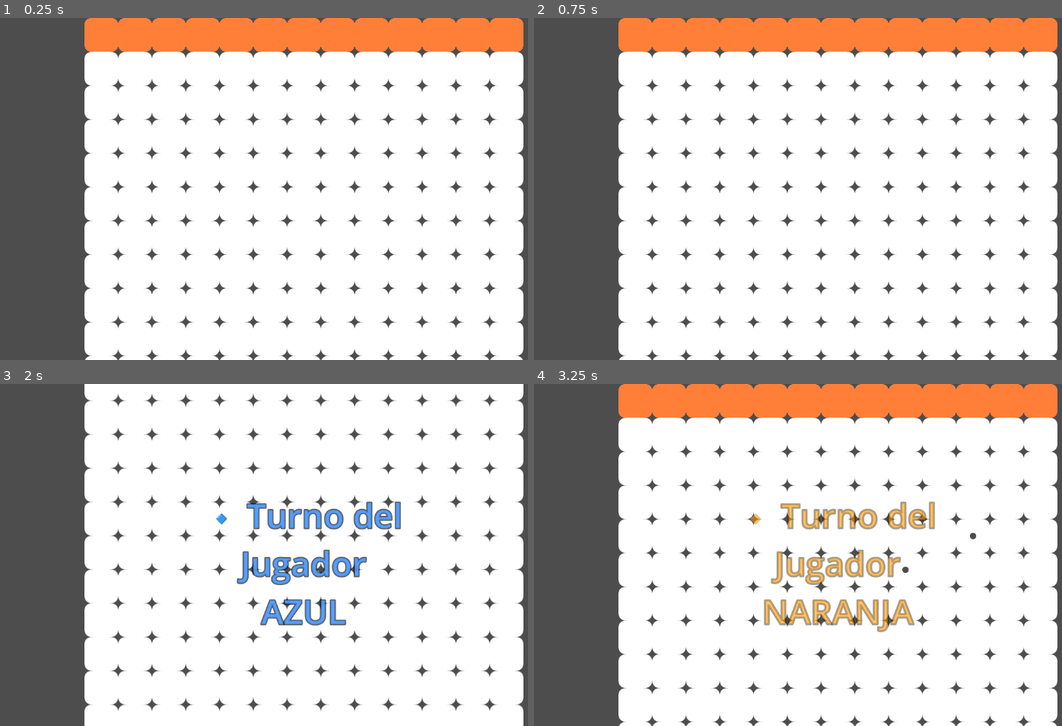
Above: before the commit, frames 1-4 (two rows, left to right).
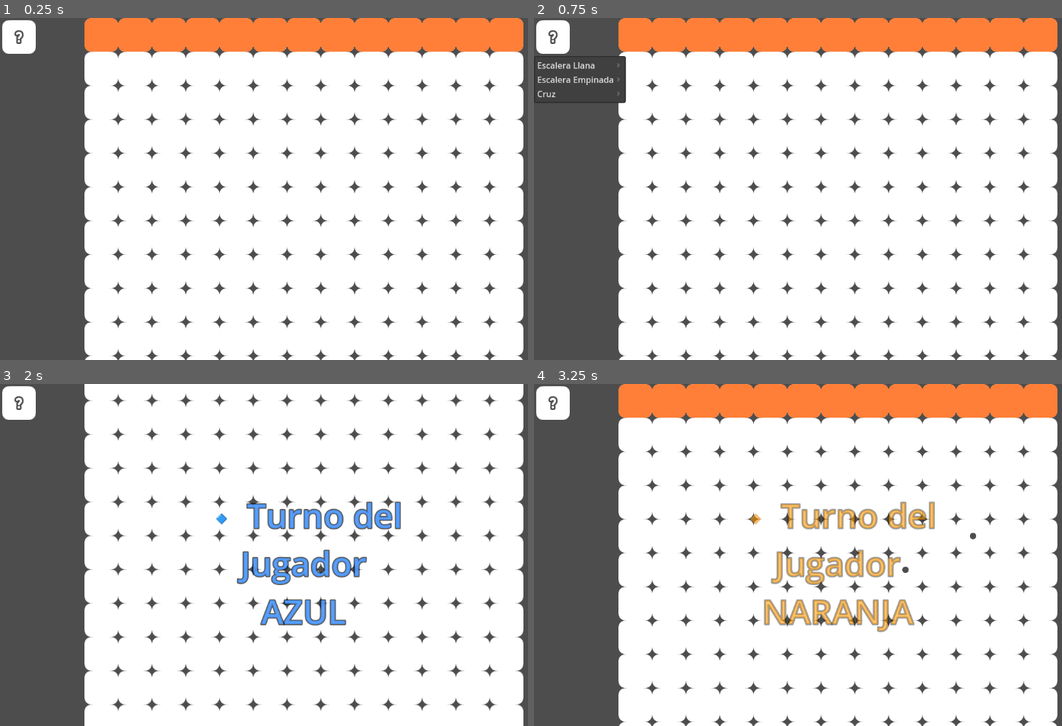
Above: after the commit, the same moments.

Repository: Anaxagora/pruebatilemaps
Game: Godot game, scene res://node_2d.tscn
Same seed, same stepped clock (60 frames per second), same inputs: the game is played once before the commit and once after it.
Inputs (mouse positions are in pixels of both pictures, inside the frame that each line leads up to):
- Up to frame 1 (0.25 s): no input
- Up to frame 2 (0.75 s): click (555, 38) at 0.52 s
- Up to frame 3 (2 s): tap Enter at 1.25 s; move the mouse to (438, 537) at 1.27 s; tap X at 1.35 s; click (438, 537) at 1.42 s; tap Space at 1.52 s
- Up to frame 4 (3.25 s): move the mouse to (718, 572) at 2.02 s; tap X at 2.1, 2.85 s; click (718, 572) at 2.17 s; tap Space at 2.27 s; move the mouse to (898, 479) at 2.77 s; click (898, 479) at 2.92 s

The runs differ from the first frame. In frame 1, 0.6% of the frame differs, in the area x 0-7%, y 0-11%; in frame 2, 1.1%, in the area x 0-18%, y 0-25%; in frame 3, 0.6%; in frame 4, 0.6%.

Commit message:
boton de ayuda
Se le agrega boton de ayuda para que el usuario pueda ver un catalogo de formas de desplegar el dado para que pueda copiarlas.

Diff:
--- a/camera_2d.gd
+++ b/camera_2d.gd
@@ -6,6 +6,8 @@
 @export var y_margin := 250          # Margen antes de empezar a moverse
 @export var y_min := 0.0             # Límite superior
 @export var y_max := 824.0           # Límite inferior
+@export var x_min_active := 150
+@export var x_max_active := 1000
 
 func _ready() -> void:
 	offset = Vector2i(-160.0, 0.0)
@@ -29,8 +31,14 @@
 
 func _process(delta):
 	#print ("Delta: ", delta)
+	# 🛑 NUEVO: Ignorar movimiento si el mouse no está dentro del tablero
 	var mouse_y = get_viewport().get_mouse_position().y
+	var mouse_x = get_viewport().get_mouse_position().x
 	var center_y = get_viewport_rect().size.y / 2.0
+	if mouse_x < x_min_active or mouse_x > x_max_active:
+	# if mouse_x > x_max_active:
+		# print(get_viewport().get_mouse_position())
+		return   # <- cortamos el procesamiento y no movemos la cámara
 	if abs(mouse_y - center_y) > y_margin:
 		var direction = sign(mouse_y - center_y)
 		offset.y = clamp(offset.y + direction * move_speed, y_min, y_max)
--- /dev/null
+++ b/help_menu_button.gd
@@ -0,0 +1,39 @@
+extends MenuButton
+
+signal sketch_selected(shape, direction)
+
+func _ready():
+	var popup := get_popup()
+	# Eliminar el ítem vacío automático de Godot
+	if popup.item_count > 0:
+		popup.remove_item(0)
+	# Crear submenús para cada figura
+	_add_shape_menu(popup, "Escalera Llana")
+	_add_shape_menu(popup, "Escalera Empinada")
+	_add_shape_menu(popup, "Cruz")
+
+
+func _add_shape_menu(popup: PopupMenu, shape_name: String):
+	# Nombre interno sin espacios
+	var internal := shape_name.to_lower().replace(" ", "_")
+
+	# Primero creamos el submenú real como nodo
+	var submenu := PopupMenu.new()
+	submenu.name = internal
+	popup.add_child(submenu)
+
+	# Luego lo linkeamos como submenú del popup principal
+	popup.add_submenu_item(shape_name, internal)
+
+	# Y agregamos las 4 direcciones
+	var dirs = ["arriba", "abajo", "izquierda", "derecha"]
+	for d in dirs:
+		submenu.add_item(d.capitalize())
+		submenu.set_item_metadata(submenu.item_count - 1, d)
+
+	# Cuando el jugador seleccione algo…
+	submenu.id_pressed.connect(
+		func(idx):
+			var direction = submenu.get_item_metadata(idx)
+			emit_signal("sketch_selected", internal, direction)
+	)
--- /dev/null
+++ b/hud.gd
@@ -0,0 +1,56 @@
+extends CanvasLayer
+
+@onready var help_btn = $HelpMenuButton
+@onready var sketch   = $SketchTextureRect
+
+func _ready():
+	# Conectar la señal del MenuButton
+	help_btn.sketch_selected.connect(_on_sketch_selected)
+
+	# --- CONFIGURACIÓN DEL SKETCH POR CÓDIGO ---
+	# No bloquear el mouse
+	sketch.mouse_filter = Control.MOUSE_FILTER_IGNORE
+
+	# Posicionarlo en el centro-izquierda (como preset "Center Left")
+	sketch.anchor_left   = 0.0
+	sketch.anchor_top    = 0.5
+	sketch.anchor_right  = 0.0
+	sketch.anchor_bottom = 0.5
+
+	# Posición relativa desde el anchor
+	sketch.offset_left = 20      # separarlo 20px del borde izquierdo
+	sketch.offset_top  = -100    # centrar vertical con leve ajuste
+
+	# Tamaño mínimo del rectángulo donde se dibuja el croquis
+	sketch.custom_minimum_size = Vector2(200, 200)
+
+	# Ajuste visual para que el PNG no se distorsione
+	sketch.stretch_mode = TextureRect.STRETCH_KEEP_ASPECT_CENTERED
+
+	# Oculto hasta que el jugador elige un croquis
+	sketch.visible = false
+func _on_sketch_selected(shape, direction):
+	var path = "res://croquis/%s_%s.png" % [shape, direction]
+	print("Cargando croquis:", path)
+
+	var tex = load(path)
+
+	if tex:
+		sketch.texture = tex
+		sketch.visible = true
+	else:
+		print("❌ No existe la imagen:", path)
+func _unhandled_input(event):
+	# Cerrar con tecla X
+	if event is InputEventKey and event.pressed and event.keycode == KEY_X:
+		_hide_sketch()
+
+	# Cerrar con click derecho
+	if event is InputEventMouseButton \
+	and event.button_index == MOUSE_BUTTON_RIGHT \
+	and event.pressed:
+		_hide_sketch()
+
+
+func _hide_sketch():
+	sketch.visible = false
--- a/node_2d.tscn
+++ b/node_2d.tscn
@@ -13,6 +13,9 @@
 [ext_resource type="Texture2D" uid="uid://fir3nx6v7xb3" path="res://floor_7.png" id="8_4d7sh"]
 [ext_resource type="Texture2D" uid="uid://d15thxm60prbo" path="res://floor_8.png" id="9_ir8iy"]
 [ext_resource type="Script" uid="uid://boo0prnem8myx" path="res://ui_turno.gd" id="13_0h7mo"]
+[ext_resource type="Texture2D" uid="uid://b317857qo4veg" path="res://dice_question.png" id="14_nr8wp"]
+[ext_resource type="Script" uid="uid://btx2srynnvhgm" path="res://hud.gd" id="14_ta5nu"]
+[ext_resource type="Script" uid="uid://c65rs2a524fdb" path="res://help_menu_button.gd" id="16_flf07"]
 
 [sub_resource type="TileSetAtlasSource" id="TileSetAtlasSource_rj586"]
 texture = ExtResource("7_rj586")
@@ -92,3 +95,23 @@
 [node name="TurnoLabel" type="Label" parent="UI"]
 offset_right = 40.0
 offset_bottom = 23.0
+
+[node name="HUD" type="CanvasLayer" parent="."]
+script = ExtResource("14_ta5nu")
+
+[node name="HelpMenuButton" type="MenuButton" parent="HUD"]
+offset_right = 8.0
+offset_bottom = 8.0
+icon = ExtResource("14_nr8wp")
+item_count = 1
+popup/item_0/id = 0
+script = ExtResource("16_flf07")
+
+[node name="SketchTextureRect" type="TextureRect" parent="HUD"]
+anchors_preset = 4
+anchor_top = 0.5
+anchor_bottom = 0.5
+offset_top = -20.0
+offset_right = 40.0
+offset_bottom = 20.0
+grow_vertical = 2
Binary file added: croquis/cruz.png
Not shown, added: croquis/cruz.png.import
Binary file added: croquis/cruz_abajo.png
Not shown, added: croquis/cruz_abajo.png.import
Binary file added: croquis/cruz_arriba.png
Not shown, added: croquis/cruz_arriba.png.import
Binary file added: croquis/cruz_derecha.png
Not shown, added: croquis/cruz_derecha.png.import
Binary file added: croquis/cruz_izquierda.png
Not shown, added: croquis/cruz_izquierda.png.import
Not shown, added: croquis/direction_e.png.import
Not shown, added: croquis/direction_n.png.import
(and 15 more such lines)
